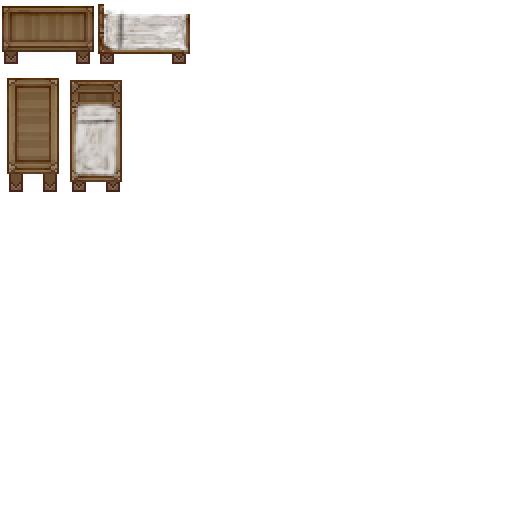
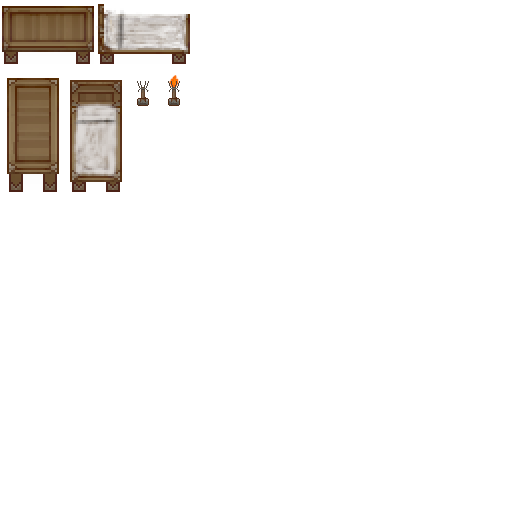
Two versions of the same layered image (512x512). Layer-by-layer changes:
added layer "Eingefügte Ebene" above "Fackel Aus" over bbox(168, 75, 180, 106)
added layer "Fackel Aus" above "Bett_vert" over bbox(137, 81, 149, 106)
